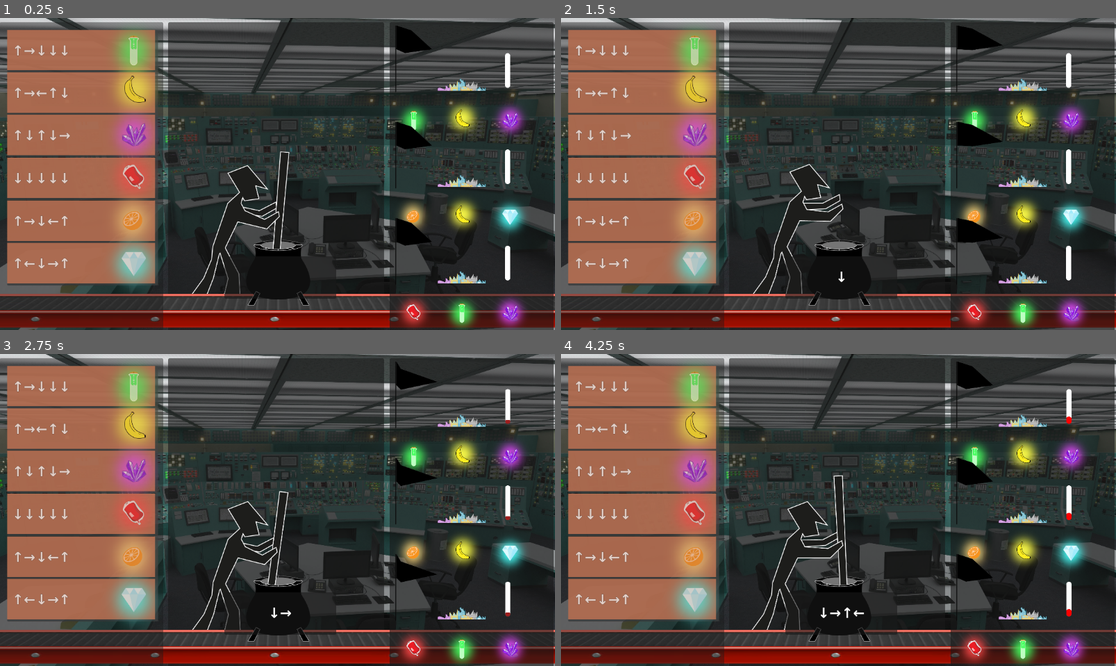
Above: before the commit, frames 1-4 (two rows, left to right).
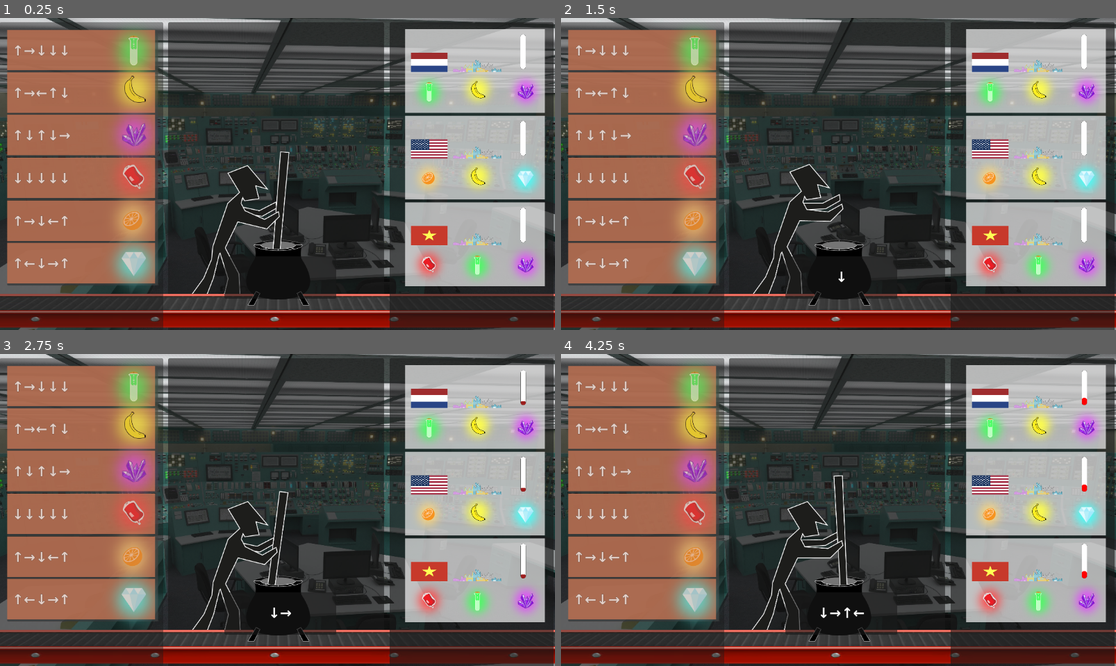
Above: after the commit, the same moments.

Repository: MelissaEPFL/OrbitalGameJam2025
Game: Godot game, scene res://main.tscn
Same seed, same stepped clock (60 frames per second), same inputs: the game is played once before the commit and once after it.
Inputs:
- Up to frame 1 (0.25 s): no input
- Up to frame 2 (1.5 s): tap Enter at 0.5, 0.6 s; hold D 0.53-1.28 s; hold S from 1.28 s (still down); tap 1 at 1.35 s
- Up to frame 3 (2.75 s): release S at 2.03 s; hold D from 2.03 s (still down); tap 2 at 2.1 s
- Up to frame 4 (4.25 s): release D at 2.78 s; hold W 2.78-3.53 s; tap 3 at 2.85 s; hold A from 3.53 s (still down); tap 4 at 3.6 s

The runs differ from the first frame. In frame 1, 22% of the frame differs, in the area x 71-99%, y 2-100%; in frame 2, 22%; in frame 3, 22%; in frame 4, 22%.

Commit message:
slighty less fugly

Diff:
--- a/Game/country.gd
+++ b/Game/country.gd
@@ -45,7 +45,7 @@
 	print('ID is ' + ID)
 	_animation_healthbar.frame = 0
 	_animation_explosion.visible = false
-	_animation_flag.play()
+	_animation_flag.play("country_"+str(ID))
 	_animation_city.frame = 0
 	if ID == '1':
 		print('set target 1 recipe: ', all_recipes[0], all_recipes[1], all_recipes[2])
--- a/Game/country.tscn
+++ b/Game/country.tscn
@@ -1,87 +1,50 @@
-[gd_scene load_steps=49 format=3 uid="uid://b4sy00ot8bfvn"]
+[gd_scene load_steps=44 format=3 uid="uid://b4sy00ot8bfvn"]
 
 [ext_resource type="Script" uid="uid://2ot031kd13ag" path="res://country.gd" id="1_rk51i"]
-[ext_resource type="Texture2D" uid="uid://cebruahwu2tjh" path="res://assets/flag_sprites.png" id="3_05fxv"]
+[ext_resource type="Texture2D" uid="uid://bgegxc1tmiq2d" path="res://assets/Drapeau USA.png" id="2_nsy2n"]
+[ext_resource type="Texture2D" uid="uid://dtti4e6pap7qs" path="res://assets/Drapeau Pays-Bas.png" id="2_oplum"]
 [ext_resource type="Texture2D" uid="uid://brp03x0rd4o5x" path="res://assets/Ville.png" id="3_nsy2n"]
+[ext_resource type="Texture2D" uid="uid://b5getcui1os8q" path="res://assets/Drapeau Vietnam.png" id="4_61gs2"]
 [ext_resource type="Texture2D" uid="uid://ci5fue0ffuxwa" path="res://assets/Barre de vie.png" id="4_nsy2n"]
 [ext_resource type="Texture2D" uid="uid://dk08ascnn7mjv" path="res://assets/Explosion.png" id="6_05fxv"]
 [ext_resource type="Texture2D" uid="uid://cafm4fkdvkbji" path="res://assets/les 6 éléments.png" id="6_nsy2n"]
 
-[sub_resource type="AtlasTexture" id="AtlasTexture_rk51i"]
-atlas = ExtResource("3_05fxv")
-region = Rect2(0, 0, 202, 324)
-
-[sub_resource type="AtlasTexture" id="AtlasTexture_nsy2n"]
-atlas = ExtResource("3_05fxv")
-region = Rect2(202, 0, 202, 324)
+[sub_resource type="AtlasTexture" id="AtlasTexture_e6mp7"]
+atlas = ExtResource("2_oplum")
+region = Rect2(0, 0, 594, 447)
 
 [sub_resource type="AtlasTexture" id="AtlasTexture_05fxv"]
-atlas = ExtResource("3_05fxv")
-region = Rect2(404, 0, 202, 324)
-
-[sub_resource type="AtlasTexture" id="AtlasTexture_oplum"]
-atlas = ExtResource("3_05fxv")
-region = Rect2(606, 0, 202, 324)
-
-[sub_resource type="AtlasTexture" id="AtlasTexture_61gs2"]
-atlas = ExtResource("3_05fxv")
-region = Rect2(808, 0, 202, 324)
-
-[sub_resource type="AtlasTexture" id="AtlasTexture_e6mp7"]
-atlas = ExtResource("3_05fxv")
-region = Rect2(1010, 0, 202, 324)
+atlas = ExtResource("2_nsy2n")
+region = Rect2(0, 0, 594, 447)
 
 [sub_resource type="AtlasTexture" id="AtlasTexture_541y3"]
-atlas = ExtResource("3_05fxv")
-region = Rect2(1212, 0, 202, 324)
-
-[sub_resource type="AtlasTexture" id="AtlasTexture_dpgnl"]
-atlas = ExtResource("3_05fxv")
-region = Rect2(1414, 0, 202, 324)
-
-[sub_resource type="AtlasTexture" id="AtlasTexture_qywo3"]
-atlas = ExtResource("3_05fxv")
-region = Rect2(1616, 0, 202, 324)
-
-[sub_resource type="AtlasTexture" id="AtlasTexture_3lu4g"]
-atlas = ExtResource("3_05fxv")
-region = Rect2(1818, 0, 202, 324)
+atlas = ExtResource("4_61gs2")
+region = Rect2(0, 0, 594, 447)
 
 [sub_resource type="SpriteFrames" id="SpriteFrames_xhgx1"]
 animations = [{
 "frames": [{
 "duration": 1.0,
-"texture": SubResource("AtlasTexture_rk51i")
-}, {
-"duration": 1.0,
-"texture": SubResource("AtlasTexture_nsy2n")
-}, {
+"texture": SubResource("AtlasTexture_e6mp7")
+}],
+"loop": true,
+"name": &"country_1",
+"speed": 5.0
+}, {
+"frames": [{
 "duration": 1.0,
 "texture": SubResource("AtlasTexture_05fxv")
-}, {
-"duration": 1.0,
-"texture": SubResource("AtlasTexture_oplum")
-}, {
-"duration": 1.0,
-"texture": SubResource("AtlasTexture_61gs2")
-}, {
-"duration": 1.0,
-"texture": SubResource("AtlasTexture_e6mp7")
-}, {
+}],
+"loop": true,
+"name": &"country_2",
+"speed": 5.0
+}, {
+"frames": [{
 "duration": 1.0,
 "texture": SubResource("AtlasTexture_541y3")
-}, {
-"duration": 1.0,
-"texture": SubResource("AtlasTexture_dpgnl")
-}, {
-"duration": 1.0,
-"texture": SubResource("AtlasTexture_qywo3")
-}, {
-"duration": 1.0,
-"texture": SubResource("AtlasTexture_3lu4g")
-}],
-"loop": true,
-"name": &"default",
+}],
+"loop": true,
+"name": &"country_3",
 "speed": 5.0
 }]
 
@@ -309,10 +272,23 @@
 [node name="country" type="Node2D"]
 script = ExtResource("1_rk51i")
 
+[node name="ColorRect" type="ColorRect" parent="."]
+modulate = Color(1, 1, 1, 0.662745)
+clip_contents = true
+anchors_preset = -1
+anchor_right = 0.974
+anchor_bottom = 0.943
+offset_top = 53.0
+offset_right = 290.0
+offset_bottom = 227.0
+grow_horizontal = 2
+grow_vertical = 2
+
 [node name="Flag" type="AnimatedSprite2D" parent="."]
-position = Vector2(65.25, 73.5)
-scale = Vector2(0.55198, 0.441358)
+position = Vector2(50, 122)
+scale = Vector2(0.162677, 0.130075)
 sprite_frames = SubResource("SpriteFrames_xhgx1")
+animation = &"country_3"
 
 [node name="City" type="AnimatedSprite2D" parent="."]
 position = Vector2(151, 99)
@@ -333,16 +309,16 @@
 frame_progress = 0.41607
 
 [node name="Ingredient01" type="AnimatedSprite2D" parent="."]
-position = Vector2(50, 201)
+position = Vector2(50, 180.55)
 scale = Vector2(0.3, 0.3)
 sprite_frames = SubResource("SpriteFrames_m32ii")
 
 [node name="Ingredient02" type="AnimatedSprite2D" parent="."]
-position = Vector2(150, 201)
+position = Vector2(150, 180.55)
 scale = Vector2(0.3, 0.3)
 sprite_frames = SubResource("SpriteFrames_m32ii")
 
 [node name="Ingredient03" type="AnimatedSprite2D" parent="."]
-position = Vector2(250, 201)
+position = Vector2(250, 180.55)
 scale = Vector2(0.3, 0.3)
 sprite_frames = SubResource("SpriteFrames_m32ii")
--- a/Game/main.tscn
+++ b/Game/main.tscn
@@ -301,12 +301,13 @@
 offset_bottom = 648.0
 
 [node name="country" parent="Menu droite" instance=ExtResource("3_5vw27")]
+position = Vector2(32, -39)
 
 [node name="country2_with_offset" parent="Menu droite" instance=ExtResource("3_5vw27")]
-position = Vector2(0, 200)
+position = Vector2(32, 141)
 
 [node name="country3_with_offset" parent="Menu droite" instance=ExtResource("3_5vw27")]
-position = Vector2(0, 400)
+position = Vector2(32, 321)
 
 [node name="Menu central" type="Panel" parent="."]
 z_index = -1
Not shown, added: Game/assets/Background.jpg.import
Not shown, added: Game/assets/Drapeau Pays-Bas.png.import
Not shown, added: Game/assets/Drapeau USA.png.import
Not shown, added: Game/assets/Drapeau Vietnam.png.import
